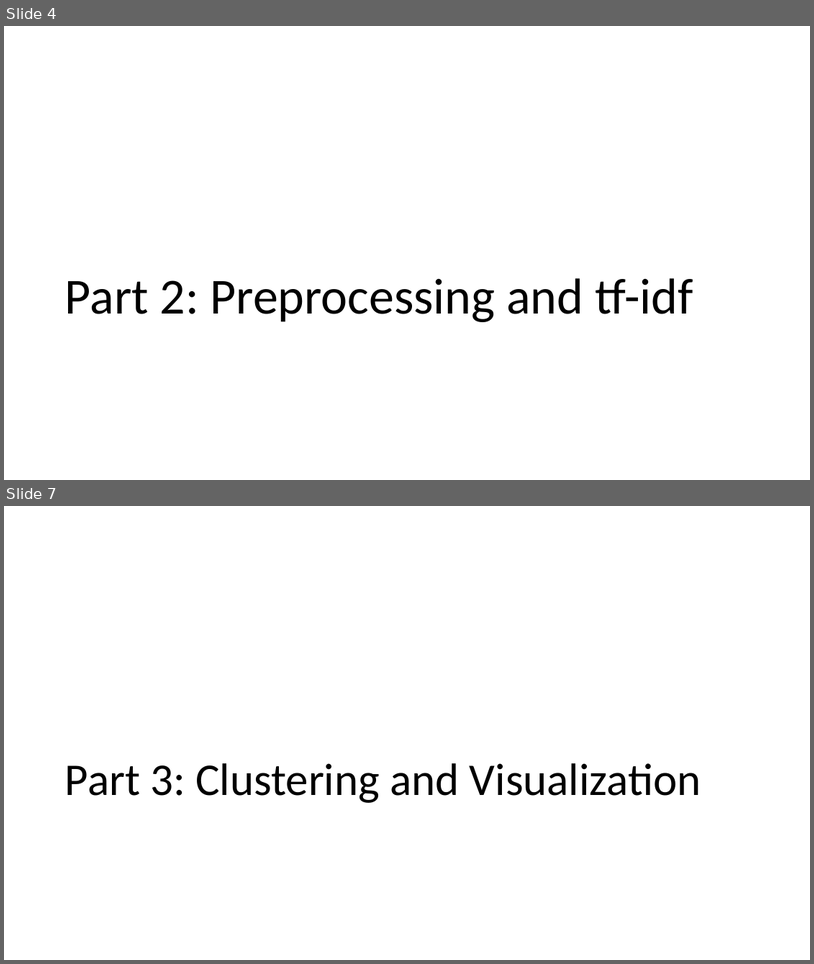
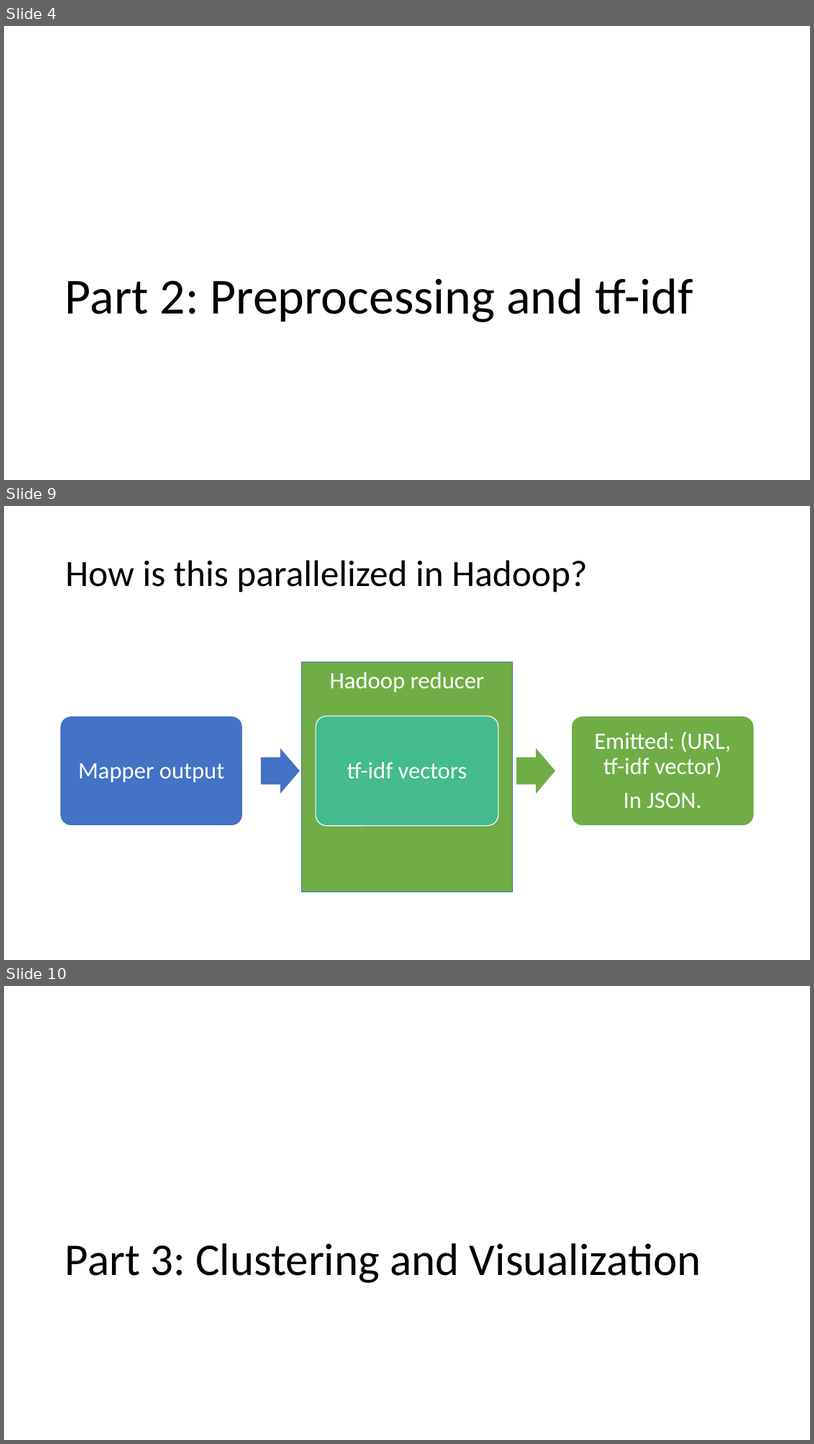
Before and after one commit to lnunno/big-data-nyt-tf-idf, a slide deck: docs/presentation.pptx. Shown one above the other, each under a label of ours: slides 4 and 7 before the commit, slides 4, 9 and 10 after it; the slides between them are not shown. The pictures are 814x964 and 814x1444 pixels, drawn with LibreOffice and Linux fonts; fonts in the diff are those of the drawing. Boxes give left, top, right and bottom in pixels: in the first picture for what was removed or moved away, otherwise in the second. Text is boxed around its words. In the diff, an @@ line names an element or a change of style, - is before the commit and + after.

```diff
--- a/docs/presentation.pptx
+++ b/docs/presentation.pptx
@@ slide 9 added at [4, 506, 810, 960], background #FFFFFF @@
@@ title added at [65, 560, 587, 592], 44 pt, text #000000 @@
+How is this parallelized in Hadoop?
@@ rectangle added at [301, 662, 513, 892], fill #70AD47, outline #43739E 1 pt, 28 pt, text #FFFFFF @@
+Hadoop reducer
@@ group added at [60, 716, 755, 826]: 3 rounded rectangles, 3 texts, 2 right arrows @@
+Mapper output
+tf-idf vectors
+Emitted: (URL, tf-idf vector)
+In JSON.
@@ what was slide 7 is now slide 10 @@
```
Also in this commit, not shown: 2 slides changed, 4 other slides added, 1 slide removed.
